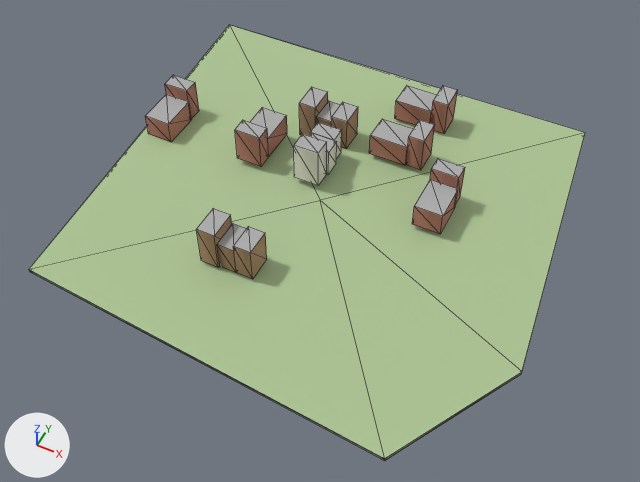
Before and after pictures for a commit that changed the glTF model godot_project/remake/sky/islands/SKY-037.lod2.glb.
Both versions are drawn from a 50 mm camera at (132.0, -267.0, 305.0) aimed at (2.0, -7.0, -19.0). The axes (+X, +Y, +Z) are drawn at lower left. The lights are the same throughout. The older version comes first. Mesh edges are drawn as thin lines.

The scene before the commit, as lines of its bpy script (objects in view):
```python
me_buildings = bpy.data.meshes.new('buildings')
me_buildings.from_pydata(...)  # 148 vertices, 190 faces; spans x -102.0..58.0, y -58.0..85.0, z 0.0..24.0
me_buildings.materials.append(mat_sky_lod_bldg)
me_deck = bpy.data.meshes.new('deck')
me_deck.from_pydata(...)  # 6 vertices, 5 faces; spans x -114.0..115.0, y -110.0..106.0, z 0.0
me_deck.materials.append(mat_sky_deck)
me_rock = bpy.data.meshes.new('rock')
me_rock.from_pydata(...)  # 23 vertices, 39 faces; spans x -114.0..115.0, y -110.0..106.0, z -51.0..0.0
me_rock.materials.append(mat_sky_rock)
ob_buildings = bpy.data.objects.new('buildings', me_buildings)
ob_buildings.location = (0.0, 0.0, 0.0)
ob_deck = bpy.data.objects.new('deck', me_deck)
ob_deck.location = (0.0, 0.0, 0.0)
ob_rock = bpy.data.objects.new('rock', me_rock)
ob_rock.location = (0.0, 0.0, 0.0)
```
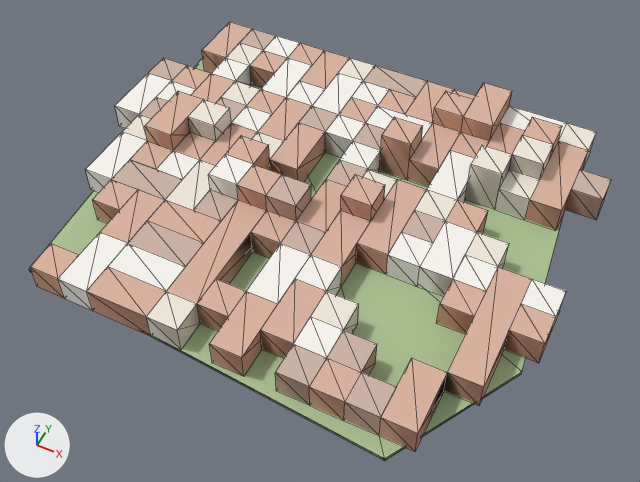
Pixel boxes (x1, y1, x2, y2) of what changed, in the pictures (640 x 482 px):
'warren_hull', added
    after: (30, 22, 611, 451)
'buildings', deleted
    before: (145, 75, 465, 279)
'deck', unchanged, covered by the edit
    before: (29, 25, 585, 458)
    after: (29, 58, 564, 458)

What changed in the scene script:
```text
Add me_warren_hull:
    me_warren_hull.from_pydata(...)  # 415 vertices, 1070 faces; spans x -120.0..120.0, y -102.0..93.0, z 0.0..23.0
    me_warren_hull.materials.append(mat_sky_lod_bldg)
Remove ob_buildings:
    ob_buildings = bpy.data.objects.new('buildings', me_buildings)
    ob_buildings.location = (0.0, 0.0, 0.0)
Add ob_warren_hull:
    ob_warren_hull = bpy.data.objects.new('warren_hull', me_warren_hull)
    ob_warren_hull.location = (0.0, 0.0, 0.0)
```
